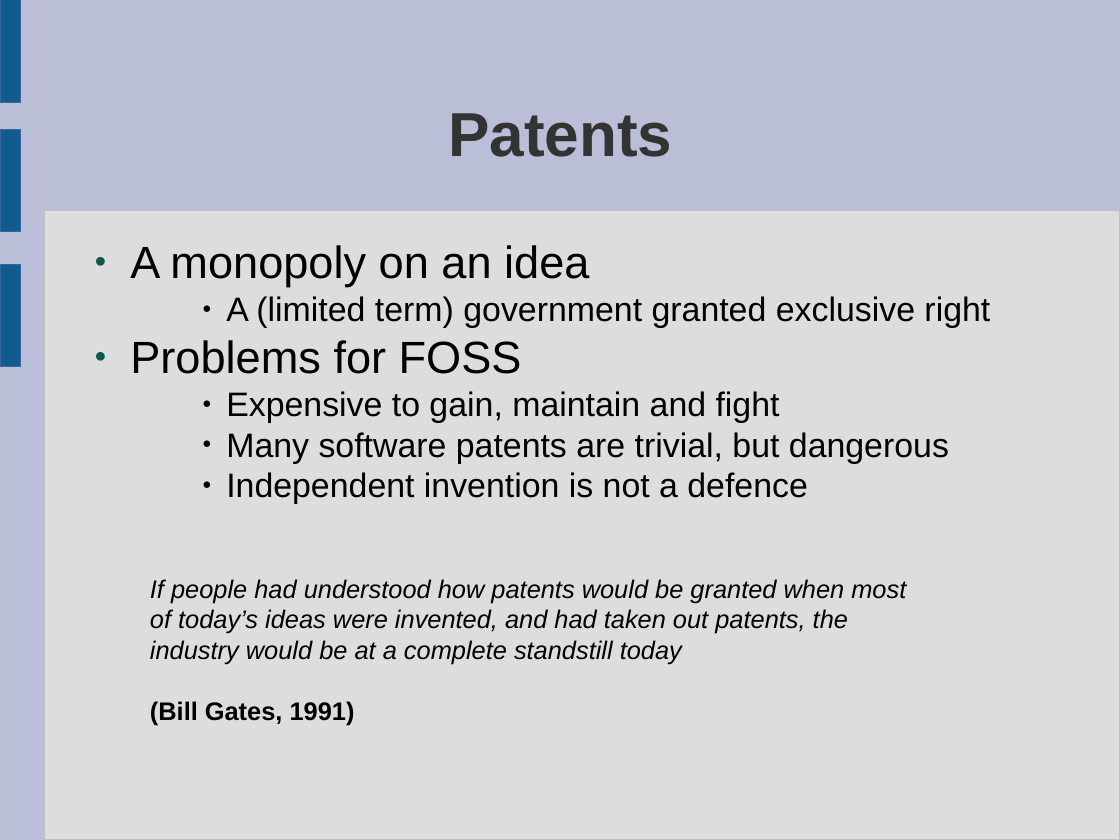
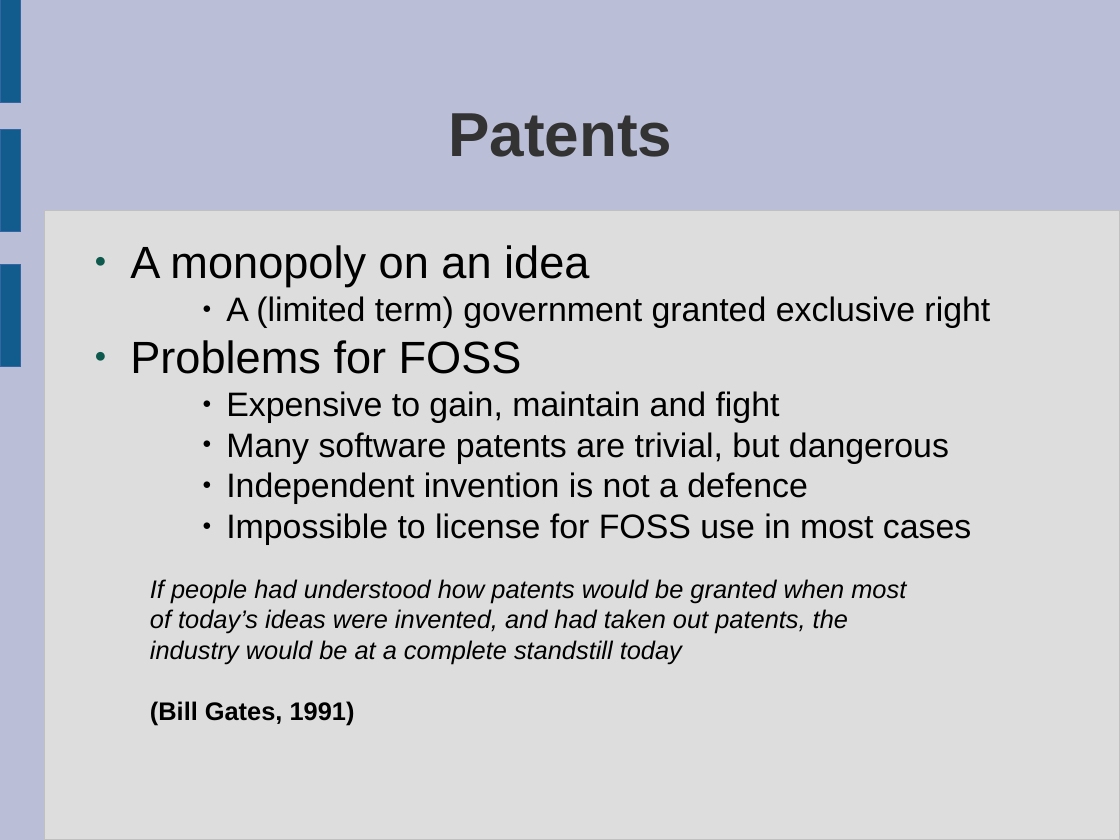
Before and after one commit to laurencesmart/comp8440, a slide deck: slide 6 of lectures/foss_law.odp. Drawn at 1120x840 pixels with LibreOffice and Linux fonts; fonts in the diff are those of the drawing. Boxes give left, top, right and bottom in pixels: in the first picture for what was removed or moved away, otherwise in the second. Text is boxed around its words. In the diff, an @@ line names an element or a change of style, - is before the commit and + after.

```diff
--- a/lectures/foss_law.odp
+++ b/lectures/foss_law.odp
@@ text at [226, 513, 971, 545]: paragraph added @@
+    ● Impossible to license for FOSS use in most cases
```
Also in this commit, not shown: 2 other slides changed, 6 other files.
